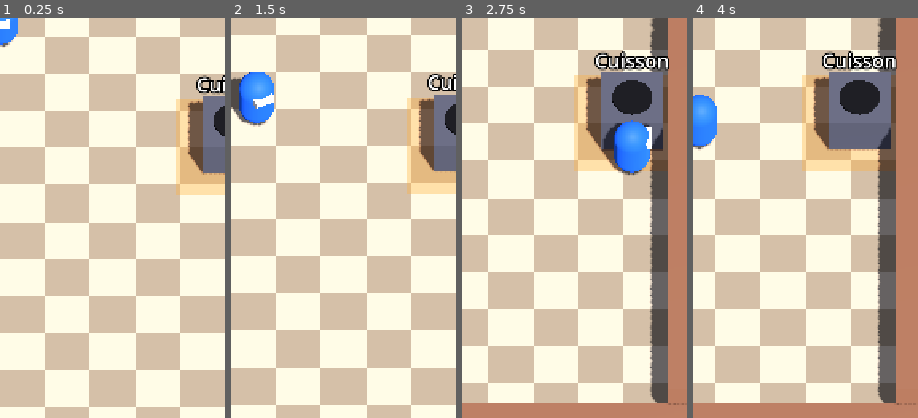
Above: before the commit, frames 1-4 (left to right).
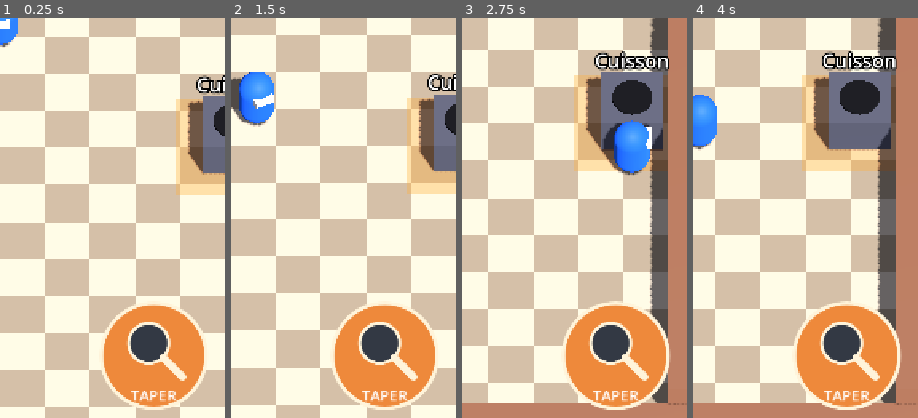
Above: after the commit, the same moments.

Repository: RayaneChCh-dev/Ratoir
Game: Godot game, scene res://scenes/main.tscn
Same seed, same stepped clock (60 frames per second), same inputs: the game is played once before the commit and once after it.
Inputs (mouse positions are % of the whole screen's width and height, from its top left):
- Up to frame 1 (0.25 s): no input
- Up to frame 2 (1.5 s): tap Enter at 0.5 s; drag from (50, 4) to (60, 28) at 0.52 s; drag from (30, 55) to (45, 70) at 1.27 s
- Up to frame 3 (2.75 s): move the mouse to (60, 28) at 2.02 s; hold D (move_right) from 2.03 s (still down); tap Space (hit, bound only after the commit) at 2.1 s; click (60, 28) at 2.17 s
- Up to frame 4 (4 s): release D (move_right) at 2.75 s; drag from (45, 70) to (20, 35) at 2.77 s; move the mouse to (80, 65) at 3.52 s; hold A (move_left) from 3.53 s (still down); tap Space (hit, bound only after the commit) at 3.6 s; click (80, 65) at 3.67 s
The pictures show only the part of the screen within x 50-100%, y 48-98%; the shares and areas given below are measured in that part.

The runs differ from the first frame. In frame 1, 9.5% of the frame differs, in the area x 45-92%, y 71-98%; in frame 2, 9.5%; in frame 3, 9.5%, in the area x 44-93%, y 70-98%; in frame 4, 9.5%.

Commit message:
Corrige et intègre les sabotages du rat de la phase 3

Diff:
--- /dev/null
+++ b/assets/ui/hit.svg
@@ -0,0 +1 @@
+<svg xmlns="http://www.w3.org/2000/svg" width="180" height="180"><circle cx="90" cy="90" r="84" fill="#ee893b" stroke="#fff4da" stroke-width="6"/><circle cx="82" cy="70" r="32" fill="#333944" stroke="#fff4da" stroke-width="5"/><path d="M105 93 L136 124" stroke="#fff4da" stroke-width="12" stroke-linecap="round"/></svg>
--- /dev/null
+++ b/data/rat_profiles/default.tres
@@ -0,0 +1,4 @@
+[gd_resource type="Resource" script_class="RatProfile" format=3]
+[ext_resource type="Script" path="res://scripts/rat/rat_profile.gd" id="1"]
+[resource]
+script = ExtResource("1")
--- a/project.godot
+++ b/project.godot
@@ -27,6 +27,11 @@
 window/handheld/orientation=1
 
 [input]
+
+hit={
+"deadzone": 0.2,
+"events": [Object(InputEventKey,"physical_keycode":32)]
+}
 
 move_left={
 "deadzone": 0.2,
--- a/scenes/chop_station.tscn
+++ b/scenes/chop_station.tscn
@@ -40,6 +40,8 @@
 position = Vector3(0, 1.06, 0)
 
 [node name="Area3D" type="Area3D" parent="."]
+collision_layer = 0
+collision_mask = 2
 
 [node name="CollisionShape3D" type="CollisionShape3D" parent="Area3D"]
 position = Vector3(0, 0.5, 0)
@@ -57,3 +59,6 @@
 text = "Découpe"
 font_size = 40
 outline_size = 12
+
+[node name="ApproachPoint" type="Marker3D" parent="."]
+position = Vector3(0, 0, 1.1)
--- a/scenes/cook_station.tscn
+++ b/scenes/cook_station.tscn
@@ -20,6 +20,7 @@
 accepts = 1
 produces = 2
 duration = 2.5
+can_be_switched_off = true
 
 [node name="Rug" type="MeshInstance3D" parent="."]
 position = Vector3(0, 0.01, 0)
@@ -42,6 +43,8 @@
 position = Vector3(0, 1.06, 0)
 
 [node name="Area3D" type="Area3D" parent="."]
+collision_layer = 0
+collision_mask = 2
 
 [node name="CollisionShape3D" type="CollisionShape3D" parent="Area3D"]
 position = Vector3(0, 0.5, 0)
@@ -59,3 +62,6 @@
 text = "Cuisson"
 font_size = 40
 outline_size = 12
+
+[node name="ApproachPoint" type="Marker3D" parent="."]
+position = Vector3(-1.1, 0, 0)
--- a/scenes/delivery_counter.tscn
+++ b/scenes/delivery_counter.tscn
@@ -38,6 +38,8 @@
 material = SubResource("Mat_stripe")
 
 [node name="Area3D" type="Area3D" parent="."]
+collision_layer = 0
+collision_mask = 2
 
 [node name="CollisionShape3D" type="CollisionShape3D" parent="Area3D"]
 position = Vector3(0, 0.5, 0)
--- a/scenes/floor_item.tscn
+++ b/scenes/floor_item.tscn
@@ -1,3 +1,13 @@
-FloorItem (Node3D) ── scripts/floor_item.gd
-└── Area3D
-    └── CollisionShape3D (SphereShape3D, rayon 0.6 m)
+[gd_scene format=3]
+
+[ext_resource type="Script" path="res://scripts/floor_item.gd" id="1"]
+[sub_resource type="SphereShape3D" id="Shape"]
+radius = 0.6
+[node name="FloorItem" type="Node3D"]
+script = ExtResource("1")
+[node name="Area3D" type="Area3D" parent="."]
+collision_layer = 0
+collision_mask = 2
+[node name="CollisionShape3D" type="CollisionShape3D" parent="Area3D"]
+position = Vector3(0, 0.4, 0)
+shape = SubResource("Shape")
--- /dev/null
+++ b/scenes/hit_button.tscn
@@ -0,0 +1,15 @@
+[gd_scene format=3]
+[ext_resource type="Script" path="res://scripts/hit_button.gd" id="1"]
+[ext_resource type="Texture2D" path="res://assets/ui/hit.svg" id="2"]
+[node name="HitButton" type="TouchScreenButton"]
+script = ExtResource("1")
+texture_normal = ExtResource("2")
+action = "hit"
+[node name="Label" type="Label" parent="."]
+offset_top = 136.0
+offset_right = 180.0
+offset_bottom = 168.0
+mouse_filter = 2
+text = "TAPER"
+horizontal_alignment = 1
+theme_override_font_sizes/font_size = 24
--- a/scenes/ingredient_spawn.tscn
+++ b/scenes/ingredient_spawn.tscn
@@ -49,6 +49,8 @@
 
 
 [node name="Area3D" type="Area3D" parent="."]
+collision_layer = 0
+collision_mask = 2
 
 [node name="CollisionShape3D" type="CollisionShape3D" parent="Area3D"]
 position = Vector3(0, 0.5, 0)
--- a/scenes/main.tscn
+++ b/scenes/main.tscn
@@ -9,6 +9,9 @@
 [ext_resource type="PackedScene" path="res://scenes/ingredient_spawn.tscn" id="7_spawn"]
 [ext_resource type="PackedScene" path="res://scenes/delivery_counter.tscn" id="8_delivery"]
 [ext_resource type="Script" path="res://scripts/hud.gd" id="9_hud"]
+
+[ext_resource type="PackedScene" path="res://scenes/rat.tscn" id="10_rat"]
+[ext_resource type="PackedScene" path="res://scenes/hit_button.tscn" id="11_hit"]
 
 [sub_resource type="ProceduralSkyMaterial" id="SkyMat"]
 sky_top_color = Color(0.55, 0.72, 0.9, 1)
@@ -130,7 +133,7 @@
 scroll_active = false
 script = ExtResource("9_hud")
 
-[node name="TouchJoystick" type="Control" parent="UI"]
+[node name="TouchJoystick" type="Control" parent="UI" node_paths=PackedStringArray("ignore_zones")]
 layout_mode = 3
 anchors_preset = 15
 anchor_right = 1.0
@@ -139,3 +142,9 @@
 grow_vertical = 2
 mouse_filter = 2
 script = ExtResource("2_joystick")
+ignore_zones = [NodePath("../HitButton")]
+
+[node name="Rat" parent="." instance=ExtResource("10_rat")]
+position = Vector3(0, 0, -10.4)
+
+[node name="HitButton" parent="UI" instance=ExtResource("11_hit")]
--- a/scenes/player.tscn
+++ b/scenes/player.tscn
@@ -24,6 +24,8 @@
 
 [node name="Player" type="CharacterBody3D"]
 script = ExtResource("1_player")
+collision_layer = 2
+collision_mask = 1
 
 [node name="CollisionShape3D" type="CollisionShape3D" parent="."]
 position = Vector3(0, 0.7, 0)
--- /dev/null
+++ b/scenes/rat.tscn
@@ -0,0 +1,50 @@
+[gd_scene format=3]
+[ext_resource type="Script" path="res://scripts/rat/rat.gd" id="1"]
+[ext_resource type="Resource" path="res://data/rat_profiles/default.tres" id="2"]
+[sub_resource type="SphereShape3D" id="BodyShape"]
+radius = 0.25
+[sub_resource type="SphereShape3D" id="ContactShape"]
+radius = 0.45
+[sub_resource type="StandardMaterial3D" id="Gray"]
+albedo_color = Color(0.25, 0.25, 0.28, 1)
+[sub_resource type="StandardMaterial3D" id="Pink"]
+albedo_color = Color(1, 0.5, 0.6, 1)
+[sub_resource type="CapsuleMesh" id="Body"]
+material = SubResource("Gray")
+radius = 0.22
+height = 0.65
+[sub_resource type="CylinderMesh" id="Tail"]
+material = SubResource("Pink")
+top_radius = 0.025
+bottom_radius = 0.045
+height = 0.5
+[node name="Rat" type="CharacterBody3D"]
+collision_layer = 4
+collision_mask = 1
+script = ExtResource("1")
+profile = ExtResource("2")
+[node name="CollisionShape3D" type="CollisionShape3D" parent="."]
+position = Vector3(0, 0.25, 0)
+shape = SubResource("BodyShape")
+[node name="Model" type="Node3D" parent="."]
+[node name="Body" type="MeshInstance3D" parent="Model"]
+position = Vector3(0, 0.25, 0)
+rotation = Vector3(1.570796, 0, 0)
+mesh = SubResource("Body")
+[node name="Tail" type="MeshInstance3D" parent="Model"]
+position = Vector3(0, 0.13, -0.5)
+rotation = Vector3(1.570796, 0, 0)
+mesh = SubResource("Tail")
+[node name="HoldPoint" type="Marker3D" parent="Model"]
+position = Vector3(0, 0.25, 0.4)
+[node name="ContactArea" type="Area3D" parent="."]
+collision_layer = 0
+collision_mask = 2
+[node name="CollisionShape3D" type="CollisionShape3D" parent="ContactArea"]
+position = Vector3(0, 0.4, 0)
+shape = SubResource("ContactShape")
+[node name="Alert" type="Label3D" parent="."]
+text = "!"
+font_size = 80
+billboard = 1
+modulate = Color(1, 0.3, 0.1, 1)
--- a/scripts/cook.gd
+++ b/scripts/cook.gd
@@ -21,3 +21,7 @@
 	var item := held_item
 	held_item = null
 	return item
+
+
+func has_item() -> bool:
+	return held_item != null
--- a/scripts/floor_item.gd
+++ b/scripts/floor_item.gd
@@ -1,24 +1,29 @@
-# scripts/floor_item.gd
 class_name FloorItem
 extends Node3D
+## Réessaie aussi si le joueur libère ses mains sans quitter la zone.
 
 @onready var area: Area3D = $Area3D
-var contained_item: Node3D = null
+var contained_item: Item
+var _bounce: Tween
 
-func _ready() -> void:
-	area.collision_mask = 2 # Détecte uniquement le Joueur (Layer 2)
-	area.body_entered.connect(_on_body_entered)
+func setup(item: Item) -> void:
+	contained_item = item
+	item.reparent(self, false)
+	item.position = Vector3(0, 0.1, 0)
+	_bounce = create_tween()
+	_bounce.tween_property(item, "position:y", 0.4, 0.15)
+	_bounce.tween_property(item, "position:y", 0.1, 0.2)
 
-func setup(item: Node3D) -> void:
-	contained_item = item
-	add_child(item)
-	item.position = Vector3(0, 0.1, 0)
-
-func _on_body_entered(body: Node3D) -> void:
-	if body.is_in_group("player"):
-		# Vérifie que le joueur a les mains libres
-		if not body.has_item():
-			remove_child(contained_item)
+func _physics_process(_delta: float) -> void:
+	if contained_item == null:
+		return
+	for body in area.get_overlapping_bodies():
+		if body is Cook and not body.has_item():
+			if _bounce:
+				_bounce.kill()
+			var detail := contained_item.get_item_name()
 			body.hold(contained_item)
-			GameState.log_event("item_recovered", "objet récupéré au sol")
+			contained_item = null
+			GameState.log_event("item_recovered", detail + " récupérée au sol")
 			queue_free()
+			return
--- /dev/null
+++ b/scripts/hit_button.gd
@@ -0,0 +1,8 @@
+extends TouchScreenButton
+
+func _ready() -> void:
+	get_viewport().size_changed.connect(_place)
+	_place()
+
+func _place() -> void:
+	position = get_viewport_rect().size - Vector2(204, 220)
--- a/scripts/item.gd
+++ b/scripts/item.gd
@@ -57,3 +57,7 @@
 	instance.position = pos
 	add_child(instance)
 	return instance
+
+
+func get_item_name() -> String:
+	return ["une tomate crue", "une tomate découpée", "une assiette de tomates cuites"][state]
--- a/scripts/player.gd
+++ b/scripts/player.gd
@@ -12,6 +12,7 @@
 
 
 func _ready() -> void:
+	add_to_group("player")
 	motion_mode = CharacterBody3D.MOTION_MODE_FLOATING
 
 
@@ -69,5 +70,5 @@
 
 	var rat = rats[0]
 	if rat.global_position.distance_to(global_position) <= 1.5:
-		rat.hit()
-		GameState.log_event("rat_hit", "bonk ! le rat est assommé")
+		if rat.hit():
+			GameState.log_event("rat_hit", "bonk ! le rat est assommé")
--- a/scripts/rat/rat.gd
+++ b/scripts/rat/rat.gd
@@ -16,7 +16,7 @@
 # États et Timers
 var current_state: State = State.HIDDEN
 var hole_position: Vector3 = Vector3.ZERO
-var carried_item: Node3D = null
+var carried_item: Item = null
 var current_sabotage: Sabotage = null
 
 var _state_timer: float = 0.0
@@ -58,14 +58,21 @@
 
 		State.GOING:
 			_anti_stuck_timer += delta
-			if _anti_stuck_timer >= STUCK_LIMIT:
+			var limit := Sabotage.SpillSabotage.MAX_PURSUIT_TIME if current_sabotage is Sabotage.SpillSabotage else STUCK_LIMIT
+			if not current_sabotage.is_valid() or _anti_stuck_timer >= limit:
 				_enter_returning()
 				return
 
 			var target = current_sabotage.target_position()
-			var dist = global_position.distance_to(target)
-
-			if dist < 0.4:
+			var dist := global_position.distance_to(target)
+			alert_label.global_position = target + Vector3.UP * 1.5
+			if current_sabotage is Sabotage.SpillSabotage:
+				# Le contact physique est la seule condition de renversement.
+				for body in contact_area.get_overlapping_bodies():
+					_on_contact_area_body_entered(body)
+				if current_state == State.GOING:
+					_move_towards(target, profile.speed)
+			elif dist < 0.4:
 				_enter_sabotaging()
 			else:
 				_move_towards(target, profile.speed)
@@ -73,20 +80,25 @@
 		State.SABOTAGING:
 			_state_timer -= delta
 			if _state_timer <= 0.0:
-				if current_sabotage:
+				if current_sabotage and current_sabotage.is_valid():
 					current_sabotage.apply(self)
 				_enter_returning()
 
 		State.RETURNING:
+			_anti_stuck_timer += delta
 			var dist = global_position.distance_to(hole_position)
-			if dist < 0.3:
+			if dist < 0.3 or _anti_stuck_timer >= STUCK_LIMIT:
+				# En secours, rendre l’objet récupérable plutôt que valider un vol.
+				if dist >= 0.3 and carried_item:
+					_drop_item_on_floor()
 				_finish_returning()
 			else:
 				_move_towards(hole_position, profile.speed)
 
 		State.FLEEING:
+			_anti_stuck_timer += delta
 			var dist = global_position.distance_to(hole_position)
-			if dist < 0.3:
+			if dist < 0.3 or _anti_stuck_timer >= STUCK_LIMIT:
 				GameState.log_event("rat_fled", "%s retourne dans son trou" % profile.display_name)
 				_enter_hidden(HIT_FLEE_LONG_DELAY)
 			else:
@@ -97,14 +109,17 @@
 	dir.y = 0.0
 	if dir.length_squared() > 0.001:
 		dir = dir.normalized()
-		look_at(global_position + dir, Vector3.UP)
+		model.rotation.y = atan2(dir.x, dir.z)
 	velocity = dir * spd
 	move_and_slide()
+	global_position.y = 0.0
 
 # --- GESTION DES ÉTATS ---
 
 func _enter_hidden(delay: float) -> void:
 	current_state = State.HIDDEN
+	global_position = hole_position
+	velocity = Vector3.ZERO
 	_state_timer = delay
 	visible = false
 	collision_shape.set_deferred("disabled", true)
@@ -130,6 +145,7 @@
 
 func _start_going() -> void:
 	current_state = State.GOING
+	model.scale = Vector3.ONE
 	_anti_stuck_timer = 0.0
 	alert_label.visible = true
 	alert_label.global_position = current_sabotage.target_position() + Vector3.UP * 1.5
@@ -142,20 +158,22 @@
 
 func _enter_returning() -> void:
 	current_state = State.RETURNING
+	_anti_stuck_timer = 0.0
 	alert_label.visible = false
 
 func _finish_returning() -> void:
 	if carried_item:
-		# Vol validé
+		# Vol validé uniquement à l’arrivée au trou.
+		GameState.log_event("sabotage_steal", "le rat a volé " + carried_item.get_item_name())
 		carried_item.queue_free()
 		carried_item = null
 	_enter_hidden(profile.get_next_hidden_delay())
 
 # --- COUP REÇU (TAPER) ---
 
-func hit() -> void:
+func hit() -> bool:
 	if current_state == State.HIDDEN or current_state == State.FLEEING:
-		return
+		return false
 
 	# Lâcher l'objet au sol si le rat en portait un
 	if carried_item:
@@ -163,7 +181,10 @@
 
 	alert_label.visible = false
 	current_state = State.FLEEING
+	_anti_stuck_timer = 0.0
+	model.scale = Vector3.ONE
 	_spawn_bonk_feedback()
+	return true
 
 func _drop_item_on_floor() -> void:
 	var floor_item_scene = preload("res://scenes/floor_item.tscn")
@@ -172,14 +193,11 @@
 	floor_item.global_position = global_position
 
 	# Transférer l'objet
-	carried_item.get_parent().remove_child(carried_item)
 	floor_item.setup(carried_item)
 	carried_item = null
 
-func carry(item: Node3D) -> void:
-	if item.get_parent():
-		item.get_parent().remove_child(item)
-	hold_point.add_child(item)
+func carry(item: Item) -> void:
+	item.reparent(hold_point, false)
 	item.position = Vector3.ZERO
 	carried_item = item
 
@@ -203,17 +221,17 @@
 
 	var s_off = Sabotage.StoveOffSabotage.new()
 	s_off.weight = profile.weight_stove_off
-	if s_off.can_apply():
+	if s_off.weight > 0.0 and s_off.can_apply():
 		candidates.append(s_off)
 
 	var s_steal = Sabotage.StealSabotage.new()
 	s_steal.weight = profile.weight_steal
-	if s_steal.can_apply():
+	if s_steal.weight > 0.0 and s_steal.can_apply():
 		candidates.append(s_steal)
 
 	var s_spill = Sabotage.SpillSabotage.new()
 	s_spill.weight = profile.weight_spill
-	if s_spill.can_apply():
+	if s_spill.weight > 0.0 and s_spill.can_apply():
 		candidates.append(s_spill)
 
 	if candidates.is_empty():
@@ -236,6 +254,6 @@
 
 func _on_contact_area_body_entered(body: Node3D) -> void:
 	if current_state == State.GOING and current_sabotage is Sabotage.SpillSabotage:
-		if body.is_in_group("player"):
+		if body.is_in_group("player") and current_sabotage.is_valid():
 			current_sabotage.apply(self)
 			_enter_returning()
--- a/scripts/rat/sabotage.gd
+++ b/scripts/rat/sabotage.gd
@@ -6,6 +6,9 @@
 var weight: float = 1.0
 
 func can_apply() -> bool:
+	return false
+
+func is_valid() -> bool:
 	return false
 
 func target_position() -> Vector3:
@@ -18,7 +21,7 @@
 # 1. ÉTEINDRE LA PLAQUE
 # -------------------------------------------------------------------
 class StoveOffSabotage extends Sabotage:
-	var target_station: Node3D = null
+	var target_station: Station = null
 
 	func _init() -> void:
 		windup = 1.0
@@ -26,10 +29,13 @@
 	func can_apply() -> bool:
 		var stations = Engine.get_main_loop().get_nodes_in_group("stations")
 		for st in stations:
-			if st.can_be_switched_off and not st.switched_off and st.is_processing():
+			if st.can_be_switched_off and not st.switched_off and st.is_transforming_item():
 				target_station = st
 				return true
 		return false
+
+	func is_valid() -> bool:
+		return is_instance_valid(target_station) and target_station.can_be_switched_off and not target_station.switched_off and target_station.is_transforming_item()
 
 	func target_position() -> Vector3:
 		if is_instance_valid(target_station):
@@ -37,7 +43,7 @@
 		return Vector3.ZERO
 
 	func apply(_rat: Node3D) -> void:
-		if is_instance_valid(target_station) and target_station.is_processing() and not target_station.switched_off:
+		if is_instance_valid(target_station) and target_station.is_transforming_item() and not target_station.switched_off:
 			target_station.switch_off()
 			GameState.log_event("sabotage_stove_off", "le rat a éteint la plaque")
 
@@ -45,7 +51,7 @@
 # 2. VOLER UN INGRÉDIENT SUR UNE STATION
 # -------------------------------------------------------------------
 class StealSabotage extends Sabotage:
-	var target_station: Node3D = null
+	var target_station: Station = null
 
 	func _init() -> void:
 		windup = 0.8
@@ -62,6 +68,9 @@
 			return true
 		return false
 
+	func is_valid() -> bool:
+		return is_instance_valid(target_station) and target_station.has_item()
+
 	func target_position() -> Vector3:
 		if is_instance_valid(target_station):
 			return target_station.approach_point()
@@ -72,14 +81,12 @@
 			var stolen_item = target_station.steal_item()
 			if stolen_item:
 				rat.carry(stolen_item)
-				GameState.log_event("sabotage_steal", "le rat a volé " + stolen_item.get_item_name())
 
 # -------------------------------------------------------------------
 # 3. RENVERSER LE PLAT DU JOUEUR
 # -------------------------------------------------------------------
 class SpillSabotage extends Sabotage:
-	var player: Node3D = null
-	var pursuit_timer: float = 0.0
+	var player: Cook = null
 	const MAX_PURSUIT_TIME: float = 4.0
 
 	func _init() -> void:
@@ -92,6 +99,9 @@
 			return true
 		return false
 
+	func is_valid() -> bool:
+		return is_instance_valid(player) and player.has_item()
+
 	func target_position() -> Vector3:
 		if is_instance_valid(player):
 			return player.global_position
@@ -99,11 +109,12 @@
 
 	func apply(_rat: Node3D) -> void:
 		if is_instance_valid(player) and player.has_item():
-			var item = player.take_item()
+			var item := player.take_item()
+			var detail := item.get_item_name()
 			if item:
 				item.queue_free()
 				_spawn_puddle(player.global_position)
-				GameState.log_event("sabotage_spill", "le rat a renversé l'assiette")
+				GameState.log_event("sabotage_spill", "le rat a renversé " + detail)
 
 	func _spawn_puddle(pos: Vector3) -> void:
 		# Création d'une flaque temporaire au sol
@@ -112,6 +123,7 @@
 		puddle.height = 0.02
 		puddle.position = Vector3(pos.x, 0.01, pos.z)
 		var mat = StandardMaterial3D.new()
+		mat.transparency = BaseMaterial3D.TRANSPARENCY_ALPHA
 		mat.albedo_color = Color(0.4, 0.25, 0.1, 0.85) # Couleur soupe / sauce
 		puddle.material = mat
 		player.get_parent().add_child(puddle)
--- a/scripts/station.gd
+++ b/scripts/station.gd
@@ -21,6 +21,7 @@
 
 
 func _ready() -> void:
+	add_to_group("stations")
 	var rug_material := StandardMaterial3D.new()
 	rug_material.transparency = BaseMaterial3D.TRANSPARENCY_ALPHA
 	rug_material.albedo_color = rug_color
@@ -71,7 +72,7 @@
 	return _item != null
 
 
-func is_processing() -> bool:
+func is_transforming_item() -> bool:
 	# Objet présent et encore en cours de transformation (ex: cuisson en cours)
 	return _item != null and _item.state == accepts
 
@@ -98,7 +99,8 @@
 
 
 func _set_visual_state(is_on: bool) -> void:
-	if has_node("StoveMesh"):
-		var sm = get_node("StoveMesh")
-		if sm.material_override:
-			sm.material_override.albedo_color = Color.ORANGE if is_on else Color.GRAY
+	var burner := get_node_or_null("Burner") as CSGCylinder3D
+	if burner:
+		var material := StandardMaterial3D.new()
+		material.albedo_color = Color.ORANGE if is_on else Color.GRAY
+		burner.material = material
--- a/scripts/touch_joystick.gd
+++ b/scripts/touch_joystick.gd
@@ -19,7 +19,7 @@
 
 func _is_in_ignore_zone(pos: Vector2) -> bool:
 	for button in ignore_zones:
-		if button and button.is_visible_in_tree():
+		if button and button.is_visible_in_tree() and button.texture_normal:
 			var size = button.texture_normal.get_size() * button.global_scale
 			if Rect2(button.global_position, size).has_point(pos):
 				return true
Not shown, added: assets/ui/hit.svg.import
Not shown, added: scripts/hit_button.gd.uid
Not shown, changed: docs/ARCHITECTURE.md
Not shown, changed: docs/phases/PHASE-3-rat.md
